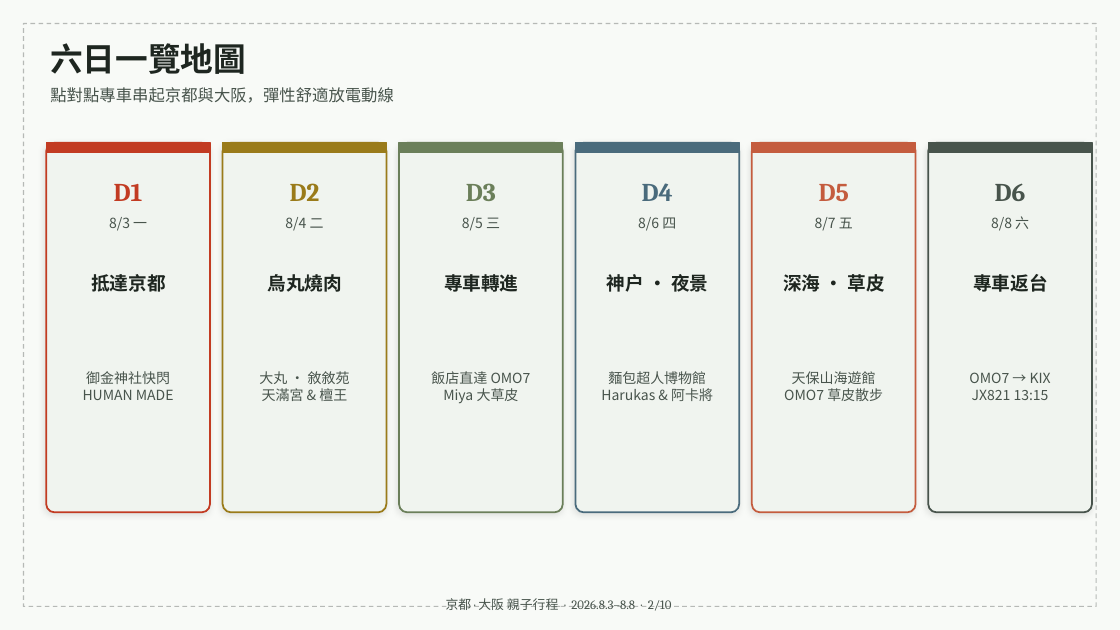
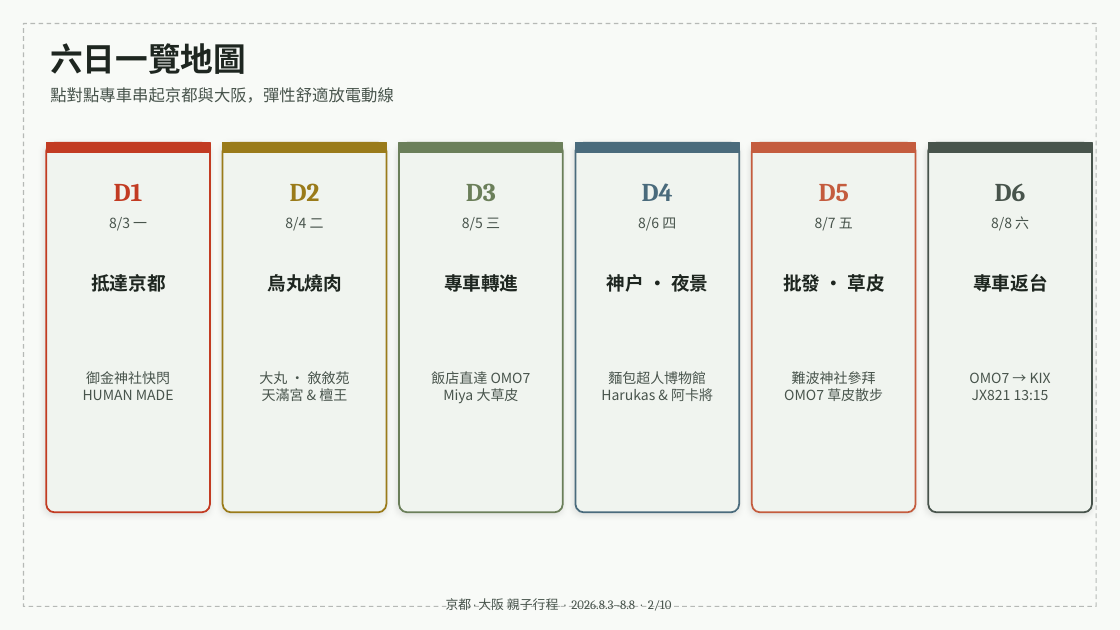
Before and after one commit to maxchan-stack/family-trip-kyoto-osaka-2026, a slide deck: slide 2 of itinerary.pptx. Drawn at 1120x630 pixels with LibreOffice and Linux fonts; fonts in the diff are those of the drawing. Boxes give left, top, right and bottom in pixels: in the first picture for what was removed or moved away, otherwise in the second. Text is boxed around its words. In the diff, an @@ line names an element or a change of style, - is before the commit and + after.

Commit message:
refactor: 移除天保山海遊館景點與更新D5行程

```diff
--- a/itinerary.pptx
+++ b/itinerary.pptx
@@ text at <box>783,274,885,292</box>: text changed @@
-深海 · 草皮
+批發 · 草皮
@@ text at <box>792,371,876,384</box>: text changed @@
-天保山海遊館
+難波神社參拜
```
Also in this commit, not shown: 2 other slides changed, 3 other files.
